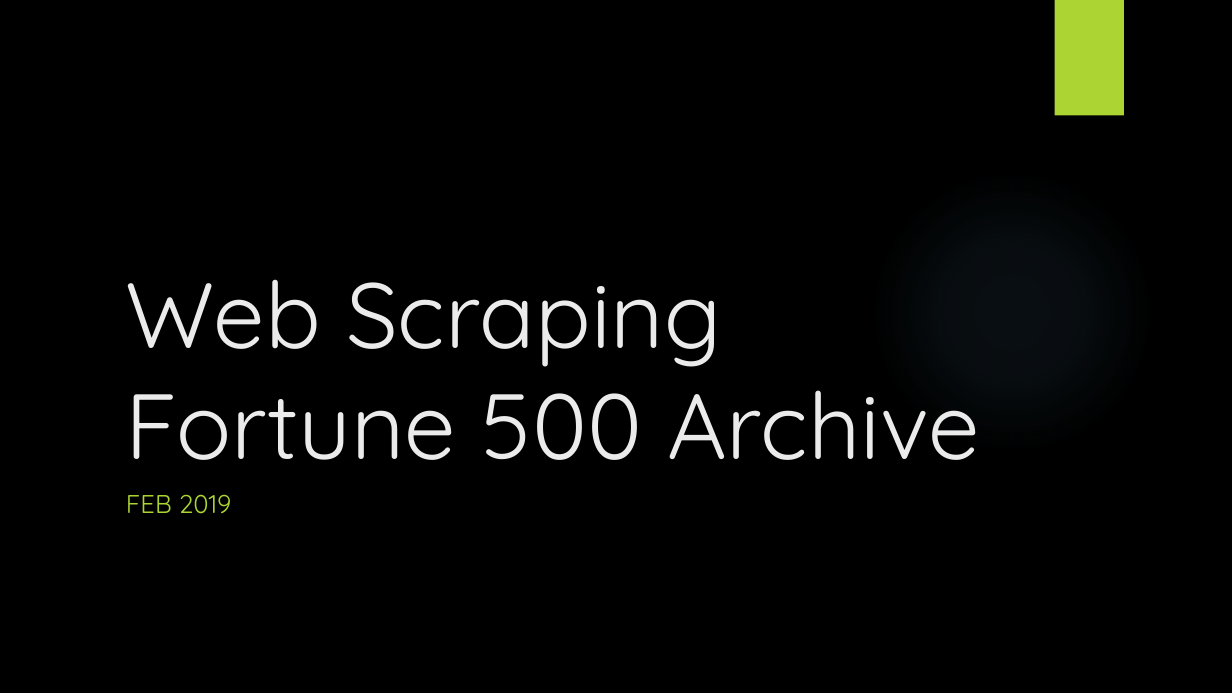
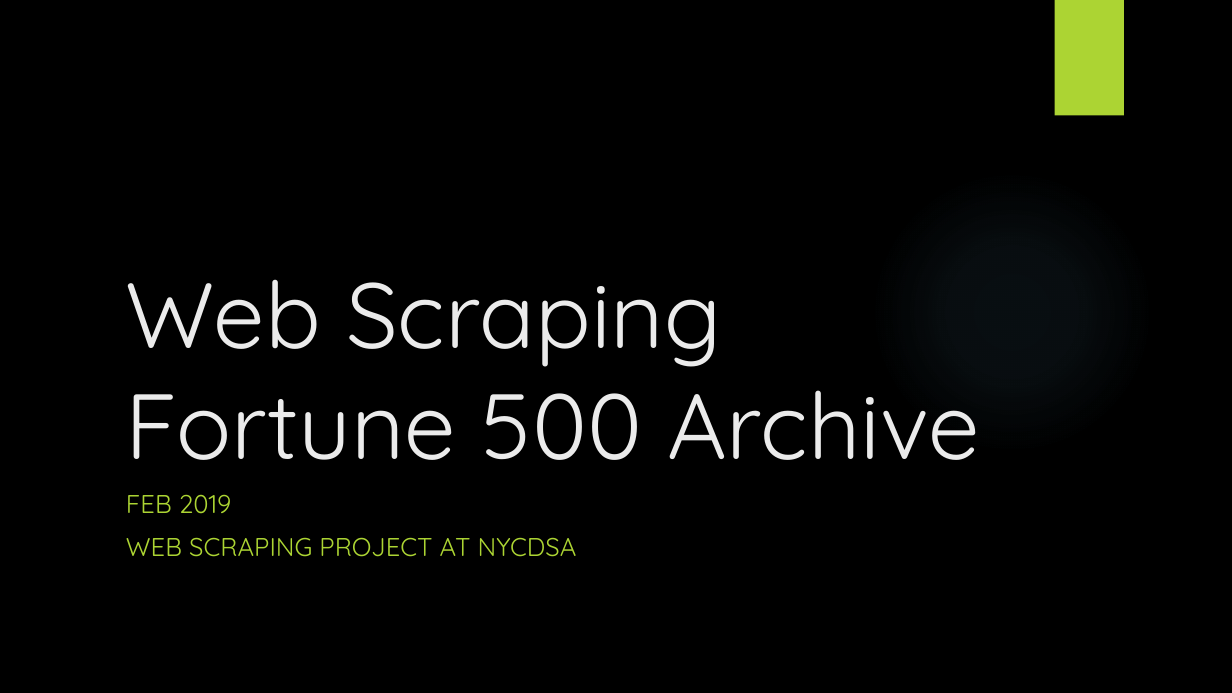
Before and after one commit to radhavrmk/WebScrapeProject, a slide deck: slide 1 of Web Scraping Fortune 500 Archive.pptx. Drawn at 1232x693 pixels with LibreOffice and Linux fonts; fonts in the diff are those of the drawing; background and template pictures are left out. Boxes give left, top, right and bottom in pixels: in the first picture for what was removed or moved away, otherwise in the second. Text is boxed around its words. In the diff, an @@ line names an element or a change of style, - is before the commit and + after.

```diff
--- a/Web Scraping Fortune 500 Archive.pptx
+++ b/Web Scraping Fortune 500 Archive.pptx
@@ subtitle at [126,537,577,557]: paragraph added @@
+WEB SCRAPING PROJECT AT NYCDSA
```
Also in this commit, not shown: 4 other slides changed, 7 slides added, 1 other file.
